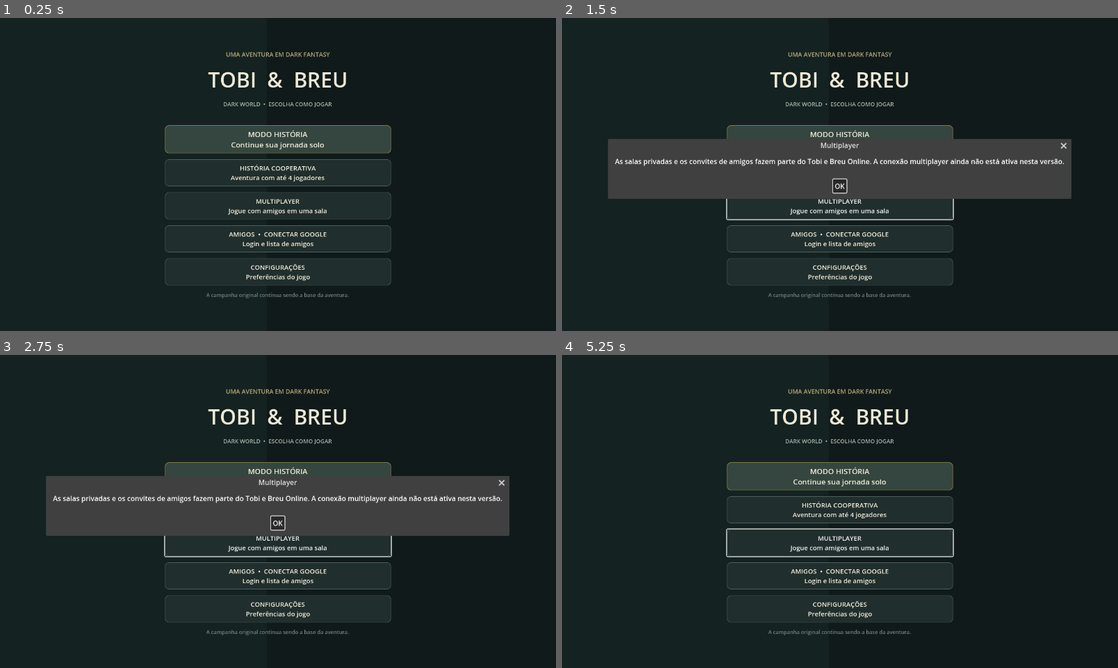
Above: before the commit, frames 1-4 (two rows, left to right).
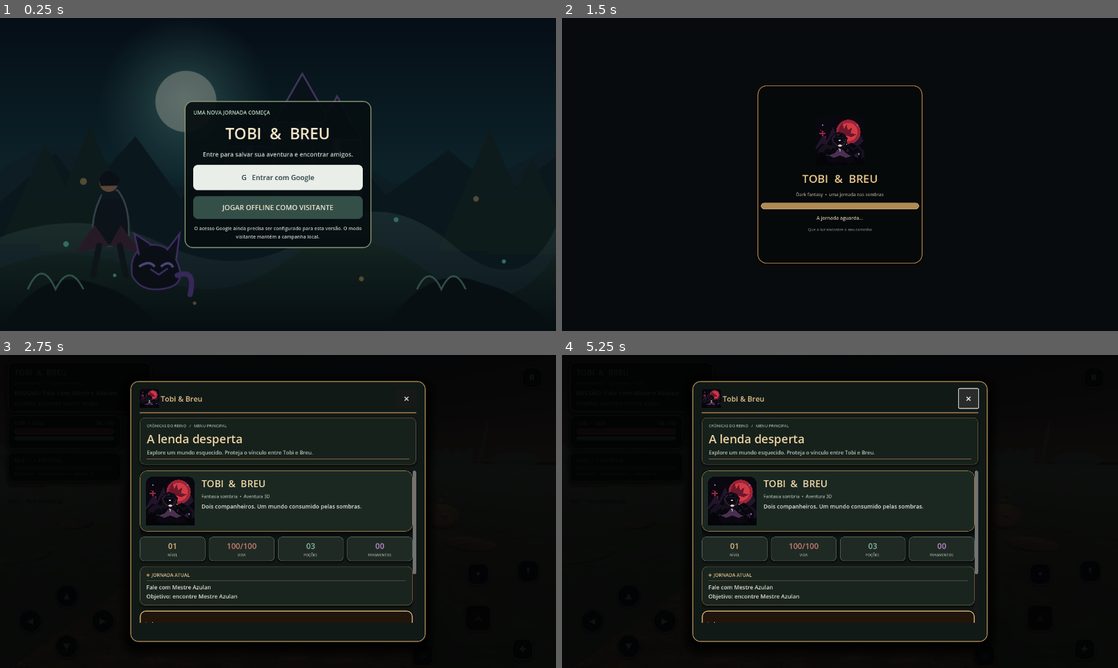
Above: after the commit, the same moments.

Repository: REALMLIFE-design/dark-fantasia-tobi-e-breu-
Game: Godot game, scene res://scenes/login.tscn
Two runs of this game, one before a commit and one after it. Both use one fixed random seed, a clock stepped at 60 frames per second and the inputs below. Before the commit the project starts from res://scenes/menu.tscn.
Inputs (mouse positions are in pixels of both pictures, inside the frame that each line leads up to):
- Up to frame 1 (0.25 s): no input
- Up to frame 2 (1.5 s): click (840, 208) at 0.5 s, where only the run after the commit has a clickable "JOGAR OFFLINE COMO VISITANTE"; click "MODO HISTÓRIA Continue sua jo…" at 1.25 s
- Up to frame 3 (2.75 s): click (278, 624) at 2 s, where only the run after the commit has a clickable "✦ Jogar ›"
- Up to frame 4 (5.25 s): click (840, 624) at 2.75 s, where only the run after the commit has a clickable "✦ Jogar ›"; click (840, 477) at 3.5 s, where only the run before the commit has a clickable "MODO HISTÓRIA Continue sua jo…"; click (840, 524) at 4.25 s, where only the run before the commit has a clickable "OK"; click (967, 398) at 5 s, where only the run after the commit has a clickable "×"

The runs differ from the first frame. In frame 1, 17% of the frame differs, in the area x 4-91%, y 10-92%; in frame 2, 31%; in frame 3, 46%, in the area x 0-92%, y 0-100%; in frame 4, 36%.

Commit message:
Route game startup through login screen

Diff:
--- a/project.godot
+++ b/project.godot
@@ -6,7 +6,7 @@
 boot_splash/bg_color=Color(0.031, 0.043, 0.051, 1)
 config/name="Tobi e Breu — Dark World 3D 0.12.0"
 config/icon="res://assets/icons/tobi_breu_icon.svg"
-run/main_scene="res://scenes/menu.tscn"
+run/main_scene="res://scenes/login.tscn"
 config/features=PackedStringArray("4.3", "GL Compatibility")
 
 [display]
